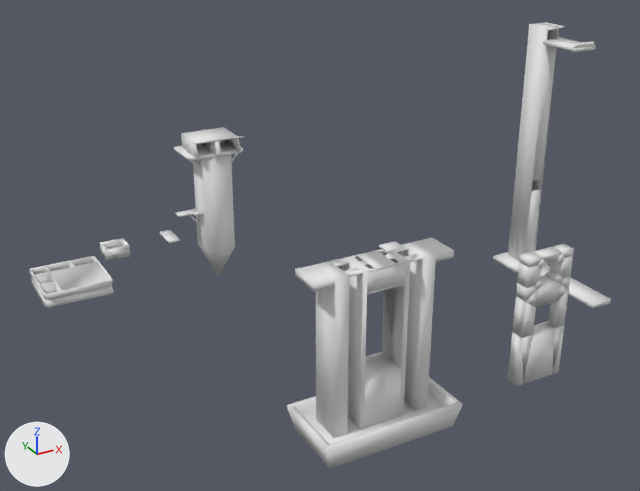
Renders of the FBX model surf_ski_3_x/csgo_addons/models/all_towers/all_towers_col.fbx from each side of a commit.
The view is the same before and after, from a 50 mm lens placed at (-48.2, -82.1, 33.9), pointed at (0.1, 5.6, -10.0). The lights are fixed; the arrows at lower left show +X, +Y and +Z.
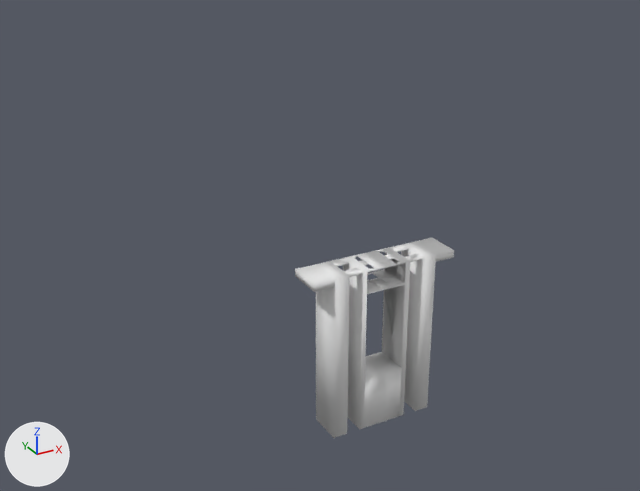
Diff of the bpy script that builds the scene:
```diff
--- a/surf_ski_3_x/csgo_addons/models/all_towers/all_towers_col.fbx.py
+++ b/surf_ski_3_x/csgo_addons/models/all_towers/all_towers_col.fbx.py
@@ ob_live_tower_045 @@
-ob_live_tower_045 = bpy.data.objects.new('live_tower.045', me_live_tower_046)
@@ ob_live_tower_034 @@
-ob_live_tower_034 = bpy.data.objects.new('live_tower.034', me_live_tower_035)
@@ ob_fdsf_052 @@
-ob_fdsf_052 = bpy.data.objects.new('fdsf.052', me_fdsf_052)
@@ ob_fdsf_056 @@
-ob_fdsf_056 = bpy.data.objects.new('fdsf.056', me_fdsf_056)
@@ ob_live_tower_033 @@
-ob_live_tower_033 = bpy.data.objects.new('live_tower.033', me_live_tower_034)
@@ ob_fdsf_044 @@
-ob_fdsf_044 = bpy.data.objects.new('fdsf.044', me_fdsf_044)
@@ ob_fdsf_043 @@
-ob_fdsf_043 = bpy.data.objects.new('fdsf.043', me_fdsf_043)
@@ ob_live_tower_050 @@
-ob_live_tower_050 = bpy.data.objects.new('live_tower.050', me_live_tower_050)
@@ ob_fdsf_053 @@
-ob_fdsf_053 = bpy.data.objects.new('fdsf.053', me_fdsf_053)
@@ ob_live_tower_040 @@
-ob_live_tower_040 = bpy.data.objects.new('live_tower.040', me_live_tower_041)
@@ ob_fdsf_046 @@
-ob_fdsf_046 = bpy.data.objects.new('fdsf.046', me_fdsf_046)
@@ ob_live_tower_044 @@
-ob_live_tower_044 = bpy.data.objects.new('live_tower.044', me_live_tower_045)
@@ ob_fdsf_047 @@
-ob_fdsf_047 = bpy.data.objects.new('fdsf.047', me_fdsf_047)
@@ ob_live_tower_037 @@
-ob_live_tower_037 = bpy.data.objects.new('live_tower.037', me_live_tower_039)
@@ ob_fdsf_051 @@
-ob_fdsf_051 = bpy.data.objects.new('fdsf.051', me_fdsf_051)
@@ ob_fdsf_049 @@
-ob_fdsf_049 = bpy.data.objects.new('fdsf.049', me_fdsf_049)
@@ ob_fdsf_055 @@
-ob_fdsf_055 = bpy.data.objects.new('fdsf.055', me_fdsf_055)
@@ ob_live_tower_052 @@
-ob_live_tower_052 = bpy.data.objects.new('live_tower.052', me_live_tower_052)
@@ ob_cube_005 @@
-ob_cube_005 = bpy.data.objects.new('Cube.005', me_cube_007)
@@ ob_live_tower_036 @@
-ob_live_tower_036 = bpy.data.objects.new('live_tower.036', me_live_tower_037)
@@ ob_live_tower_051 @@
-ob_live_tower_051 = bpy.data.objects.new('live_tower.051', me_live_tower_051)
@@ ob_live_tower_042 @@
-ob_live_tower_042 = bpy.data.objects.new('live_tower.042', me_live_tower_043)
@@ ob_cube_023 @@
-ob_cube_023 = bpy.data.objects.new('Cube.023', me_cube_026)
@@ ob_live_tower_032 @@
-ob_live_tower_032 = bpy.data.objects.new('live_tower.032', me_live_tower_033)
@@ ob_live_tower_049 @@
-ob_live_tower_049 = bpy.data.objects.new('live_tower.049', me_live_tower_047)
@@ ob_fdsf_045 @@
-ob_fdsf_045 = bpy.data.objects.new('fdsf.045', me_fdsf_045)
@@ ob_live_tower_035 @@
-ob_live_tower_035 = bpy.data.objects.new('live_tower.035', me_live_tower_036)
@@ ob_fdsf_054 @@
-ob_fdsf_054 = bpy.data.objects.new('fdsf.054', me_fdsf_054)
@@ ob_fdsf_050 @@
-ob_fdsf_050 = bpy.data.objects.new('fdsf.050', me_fdsf_050)
@@ ob_live_tower_039 @@
-ob_live_tower_039 = bpy.data.objects.new('live_tower.039', me_live_tower_040)
@@ ob_fdsf_048 @@
-ob_fdsf_048 = bpy.data.objects.new('fdsf.048', me_fdsf_048)
@@ ob_live_tower_041 @@
-ob_live_tower_041 = bpy.data.objects.new('live_tower.041', me_live_tower_042)
@@ ob_live_tower_043 @@
-ob_live_tower_043 = bpy.data.objects.new('live_tower.043', me_live_tower_044)
```

Pixel boxes [x1, y1, x2, y2] of what changed, in the pictures (640 x 491 px):
'fdsf.056', deleted
    before: [493, 22, 611, 309]
'fdsf.047', deleted
    before: [193, 154, 235, 277]
'live_tower.044', deleted
    before: [287, 396, 463, 469]
'Cube.023', deleted
    before: [29, 256, 114, 308]
'live_tower.041', deleted
    before: [523, 321, 554, 384]
'live_tower.049', deleted
    before: [302, 392, 445, 444]
'live_tower.045', deleted
    before: [289, 377, 459, 465]
'live_tower.035', deleted
    before: [517, 247, 573, 288]
'live_tower.039', deleted
    before: [522, 290, 569, 338]
'Cube.005', deleted
    before: [367, 263, 406, 293]
'live_tower.032', deleted
    before: [508, 329, 564, 386]
'fdsf.043', deleted
    before: [181, 127, 239, 144]
'live_tower.033', deleted
    before: [536, 275, 560, 307]
'live_tower.042', deleted
    before: [522, 325, 564, 382]
'fdsf.046', deleted
    before: [174, 142, 243, 160]
'live_tower.050', deleted
    before: [100, 238, 130, 261]
'live_tower.036', deleted
    before: [519, 244, 574, 267]
'live_tower.040', deleted
    before: [512, 297, 526, 338]
'fdsf.044', deleted
    before: [181, 135, 240, 158]
'live_tower.037', deleted
    before: [516, 276, 571, 302]
'live_tower.034', deleted
    before: [535, 254, 565, 290]
'fdsf.045', deleted
    before: [202, 141, 222, 156]
'live_tower.043', deleted
    before: [526, 284, 569, 307]
'live_tower.052', deleted
    before: [379, 241, 404, 252]
'fdsf.052', deleted
    before: [159, 230, 180, 243]
'fdsf.050', deleted
    before: [175, 209, 199, 217]
'live_tower.051', deleted
    before: [100, 238, 129, 261]
'fdsf.048', deleted
    before: [189, 153, 238, 170]
'fdsf.051', deleted
    before: [192, 212, 204, 215]
'fdsf.049', deleted
    before: [189, 215, 199, 224]
'fdsf.053', deleted
    before: [196, 140, 224, 146]
'fdsf.054', deleted
    before: [231, 136, 244, 139]
